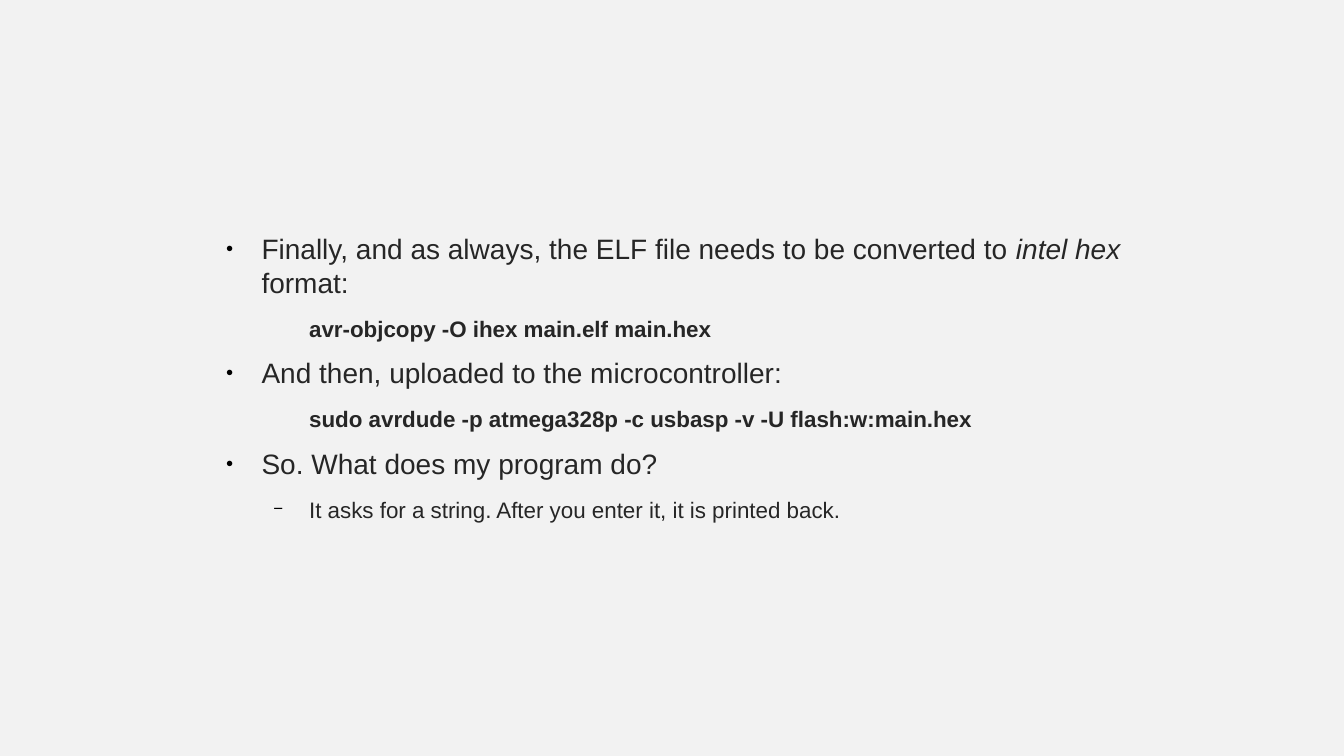
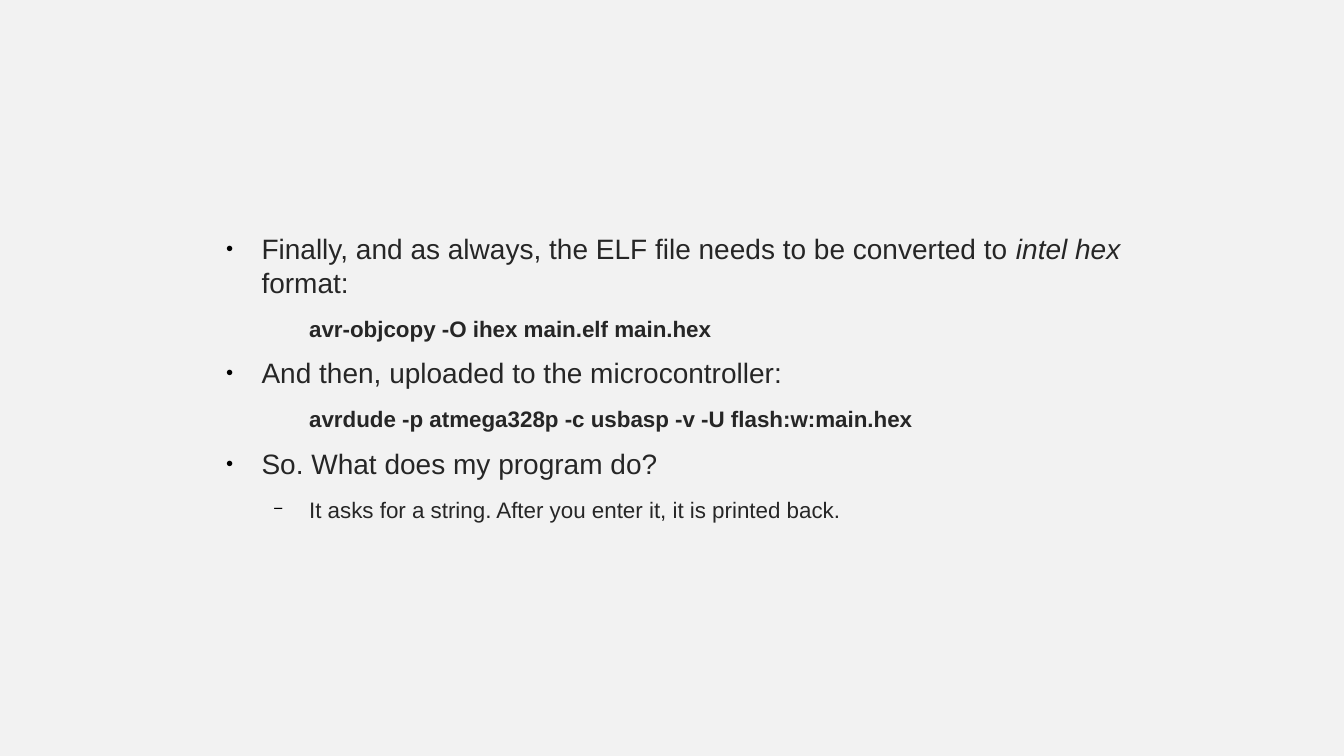
Before and after one commit to Equihua2211/I7266, a slide deck: slide 49 of 001_Slides/08_UART-USART.odp. Drawn at 1344x756 pixels with LibreOffice and Linux fonts; fonts in the diff are those of the drawing. Boxes give left, top, right and bottom in pixels: in the first picture for what was removed or moved away, otherwise in the second. Text is boxed around its words. In the diff, an @@ line names an element or a change of style, - is before the commit and + after.

```diff
--- a/001_Slides/08_UART-USART.odp
+++ b/001_Slides/08_UART-USART.odp
@@ text at (309, 410, 912, 432): text changed @@
-  sudo avrdude -p atmega328p -c usbasp -v -U flash:w:main.hex
+  avrdude -p atmega328p -c usbasp -v -U flash:w:main.hex
```
Also in this commit, not shown: 1 other slide changed, 17 other files.
